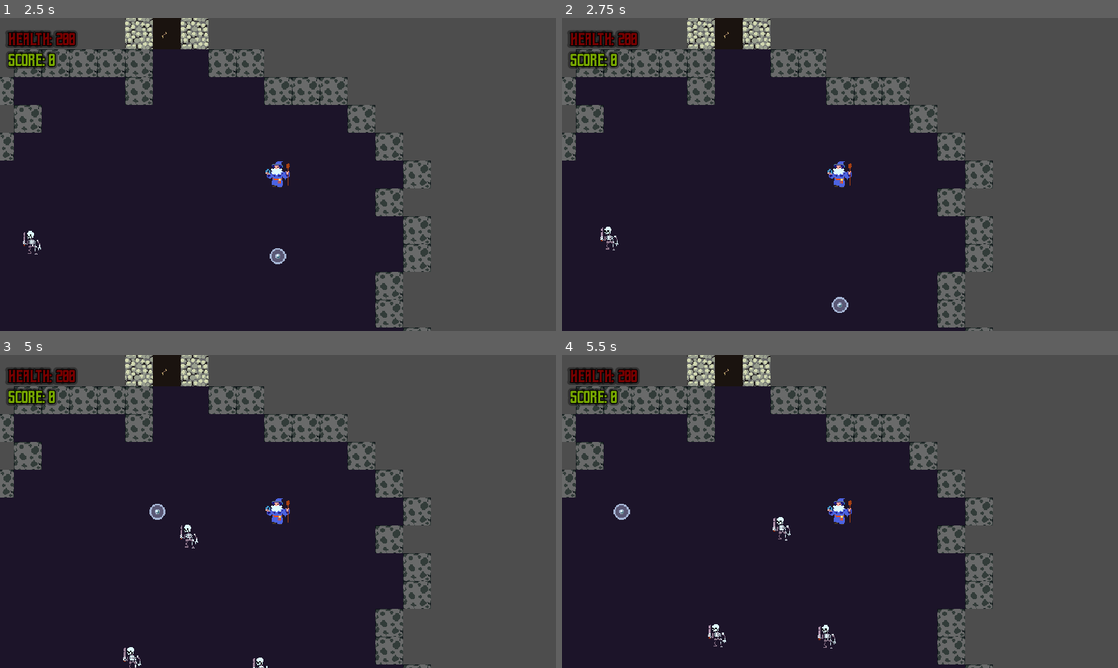
Above: before the commit, frames 1-4 (two rows, left to right).
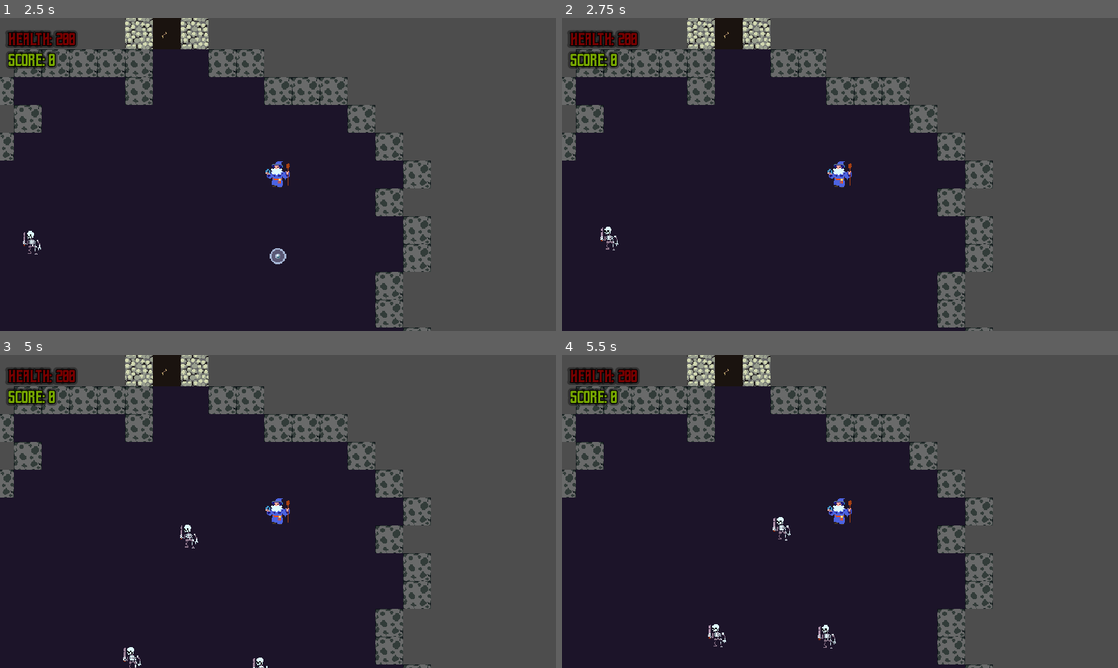
Above: after the commit, the same moments.

Repository: WizardsNStuff/Zealot-of-Wanderlust
Game: Godot game, scene res://Scenes/wizard_game.tscn
The game is run twice, just before and just after one commit, with the same random seed, the same clock (stepped at 60 frames per second) and the same inputs.
Inputs:
- Up to frame 1 (2.5 s): click "Start game" at 0.5 s; tap Enter at 1.25 s; hold Right (attack_right) 1.28-2.03 s; hold Down (attack_down) from 2.03 s (still down)
- Up to frame 2 (2.75 s): keep holding Down (attack_down)
- Up to frame 3 (5 s): release Down (attack_down) at 2.78 s; hold Right (attack_right) 2.78-3.53 s; hold Up (attack_up) 3.53-4.28 s; hold Left (attack_left) from 4.28 s (still down)
- Up to frame 4 (5.5 s): keep holding Left (attack_left)

Frame 1 is identical in both runs. In frame 2, 0.1% of the frame differs, in the area x 48-52%, y 89-95%; in frame 3, 0.1%; in frame 4, 0.1%.

Commit message:
Added Controller Support

Diff:
--- a/zealot-of-wanderlust/Player Combat/projectile.gd
+++ b/zealot-of-wanderlust/Player Combat/projectile.gd
@@ -2,9 +2,12 @@
 class_name Projectile
 
 var damage : float
+var projectile_life : float
 
 func _physics_process(delta: float) -> void:
 	move_and_slide()
+	if Time.get_unix_time_from_system() >= projectile_life:
+		self.queue_free()
 
 	var collision = get_last_slide_collision()
 	if collision != null:
--- a/zealot-of-wanderlust/Scripts/controller.gd
+++ b/zealot-of-wanderlust/Scripts/controller.gd
@@ -922,13 +922,14 @@
 		player.animations.play("attack_up")
 	elif attack_direction.x > 0 && attack_direction.y == 0:
 		player.animations.play("attack_right")
-	elif attack_direction.x < 0 && attack_direction.y == 0:
+	else:
 		player.animations.play("attack_left")
-
+	print(attack_direction)
 	# shoot projectile
 	var projectile_scene := load("res://Player Combat/projectile.tscn")
-	var projectile = projectile_scene.instantiate()
+	var projectile : Projectile = projectile_scene.instantiate()
 	projectile.damage = player.damage
+	projectile.projectile_life = Time.get_unix_time_from_system() + player.projectile_life_span
 	projectile.velocity = attack_direction * player.projectile_speed
 	projectile.global_position = player.global_position
 	model.add_child(projectile)
--- a/zealot-of-wanderlust/Scripts/player.gd
+++ b/zealot-of-wanderlust/Scripts/player.gd
@@ -10,6 +10,7 @@
 
 var damage : float = 25
 var projectile_speed : float = 225
+var projectile_life_span : float = 0.5
 var damage_cooldown: float = 0.75
 
 var level : int = 1
--- a/zealot-of-wanderlust/project.godot
+++ b/zealot-of-wanderlust/project.godot
@@ -55,21 +55,25 @@
 attack_up={
 "deadzone": 0.5,
 "events": [Object(InputEventKey,"resource_local_to_scene":false,"resource_name":"","device":-1,"window_id":0,"alt_press …(195 unchanged characters)…
+, Object(InputEventJoypadButton,"resource_local_to_scene":false,"resource_name":"","device":-1,"button_index":3,"pressure":0.0,"pressed":true,"script":null)
 ]
 }
 attack_down={
 "deadzone": 0.5,
 "events": [Object(InputEventKey,"resource_local_to_scene":false,"resource_name":"","device":-1,"window_id":0,"alt_press …(195 unchanged characters)…
+, Object(InputEventJoypadButton,"resource_local_to_scene":false,"resource_name":"","device":-1,"button_index":0,"pressure":0.0,"pressed":true,"script":null)
 ]
 }
 attack_left={
 "deadzone": 0.5,
 "events": [Object(InputEventKey,"resource_local_to_scene":false,"resource_name":"","device":-1,"window_id":0,"alt_press …(195 unchanged characters)…
+, Object(InputEventJoypadButton,"resource_local_to_scene":false,"resource_name":"","device":-1,"button_index":2,"pressure":0.0,"pressed":true,"script":null)
 ]
 }
 attack_right={
 "deadzone": 0.5,
 "events": [Object(InputEventKey,"resource_local_to_scene":false,"resource_name":"","device":-1,"window_id":0,"alt_press …(195 unchanged characters)…
+, Object(InputEventJoypadButton,"resource_local_to_scene":false,"resource_name":"","device":-1,"button_index":1,"pressure":0.0,"pressed":true,"script":null)
 ]
 }
 attack={
@@ -78,6 +82,10 @@
 , Object(InputEventKey,"resource_local_to_scene":false,"resource_name":"","device":-1,"window_id":0,"alt_pressed":false …(186 unchanged characters)…
 , Object(InputEventKey,"resource_local_to_scene":false,"resource_name":"","device":-1,"window_id":0,"alt_pressed":false …(186 unchanged characters)…
 , Object(InputEventKey,"resource_local_to_scene":false,"resource_name":"","device":-1,"window_id":0,"alt_pressed":false …(186 unchanged characters)…
+, Object(InputEventJoypadButton,"resource_local_to_scene":false,"resource_name":"","device":-1,"button_index":2,"pressure":0.0,"pressed":true,"script":null)
+, Object(InputEventJoypadButton,"resource_local_to_scene":false,"resource_name":"","device":-1,"button_index":3,"pressure":0.0,"pressed":true,"script":null)
+, Object(InputEventJoypadButton,"resource_local_to_scene":false,"resource_name":"","device":-1,"button_index":1,"pressure":0.0,"pressed":true,"script":null)
+, Object(InputEventJoypadButton,"resource_local_to_scene":false,"resource_name":"","device":-1,"button_index":0,"pressure":0.0,"pressed":true,"script":null)
 ]
 }
 
